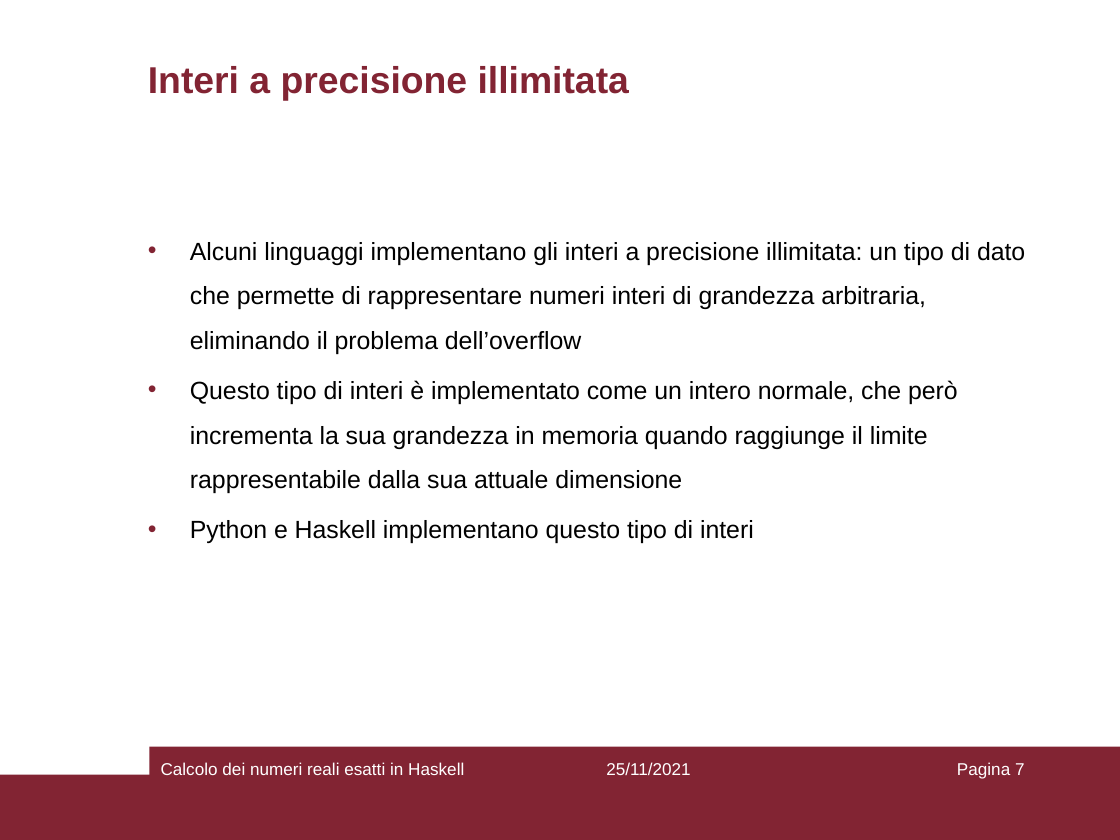
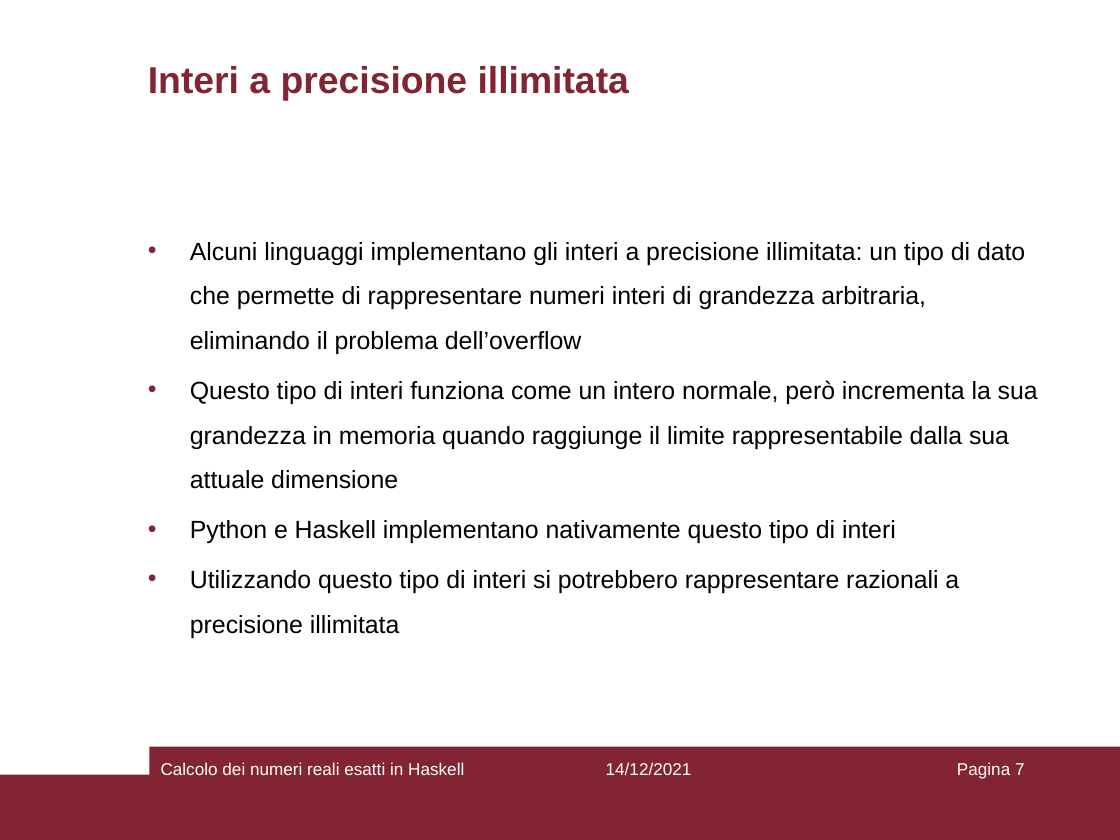
Before and after one commit to Princic-1837592/bachelor-degree-thesis, a slide deck: slide 7 of relazione/presentazione.pptx. Drawn at 1120x840 pixels with LibreOffice and Linux fonts; fonts in the diff are those of the drawing. Boxes give left, top, right and bottom in pixels: in the first picture for what was removed or moved away, otherwise in the second. Text is boxed around its words. In the diff, an @@ line names an element or a change of style, - is before the commit and + after.

```diff
--- a/relazione/presentazione.pptx
+++ b/relazione/presentazione.pptx
@@ text at <box>190,380,1038,638</box>: text changed @@
-• Questo tipo di interi è implementato come un intero normale, che però incrementa la sua grandezza in memoria quando raggiunge il limite rappresentabile dalla sua attuale dimensione
-• Python e Haskell implementano questo tipo di interi
+• Questo tipo di interi funziona come un intero normale, però incrementa la sua grandezza in memoria quando raggiunge il limite rappresentabile dalla sua attuale dimensione
+• Python e Haskell implementano nativamente questo tipo di interi
+• Utilizzando questo tipo di interi si potrebbero rappresentare razionali a precisione illimitata
@@ text at <box>606,762,692,775</box>: text changed @@
-25/11/2021
+14/12/2021
```
Also in this commit, not shown: 8 other slides changed, 13 slides added, 4 slides removed, 17 other files.
